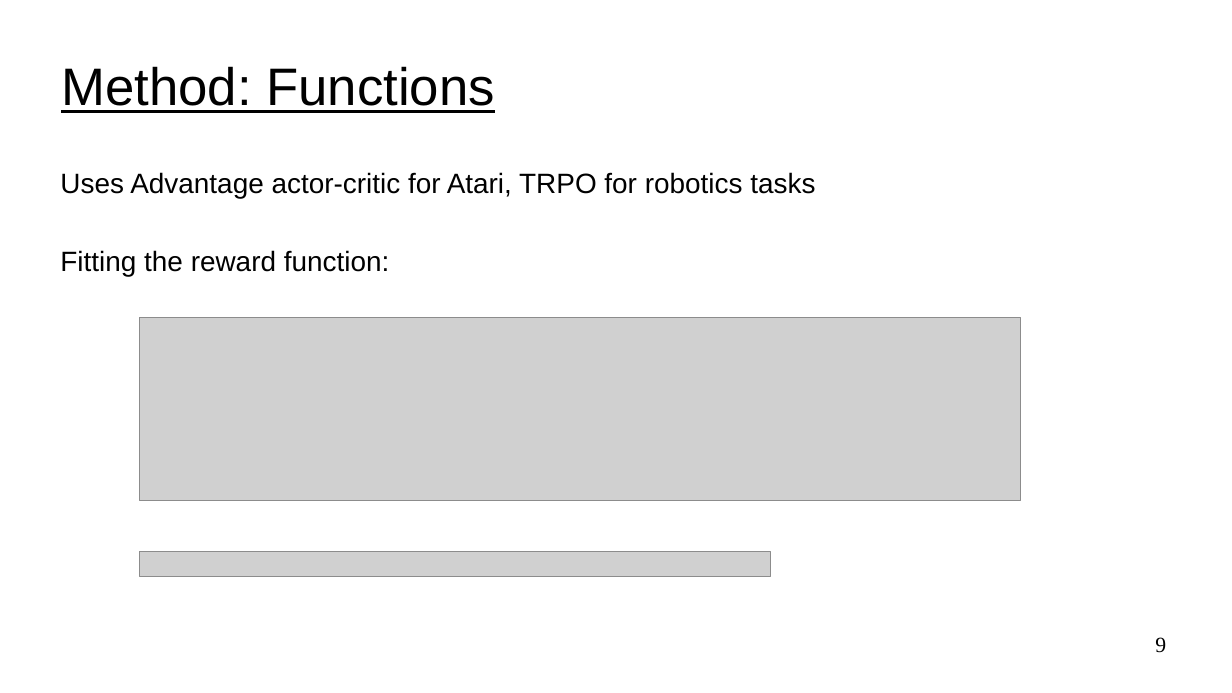
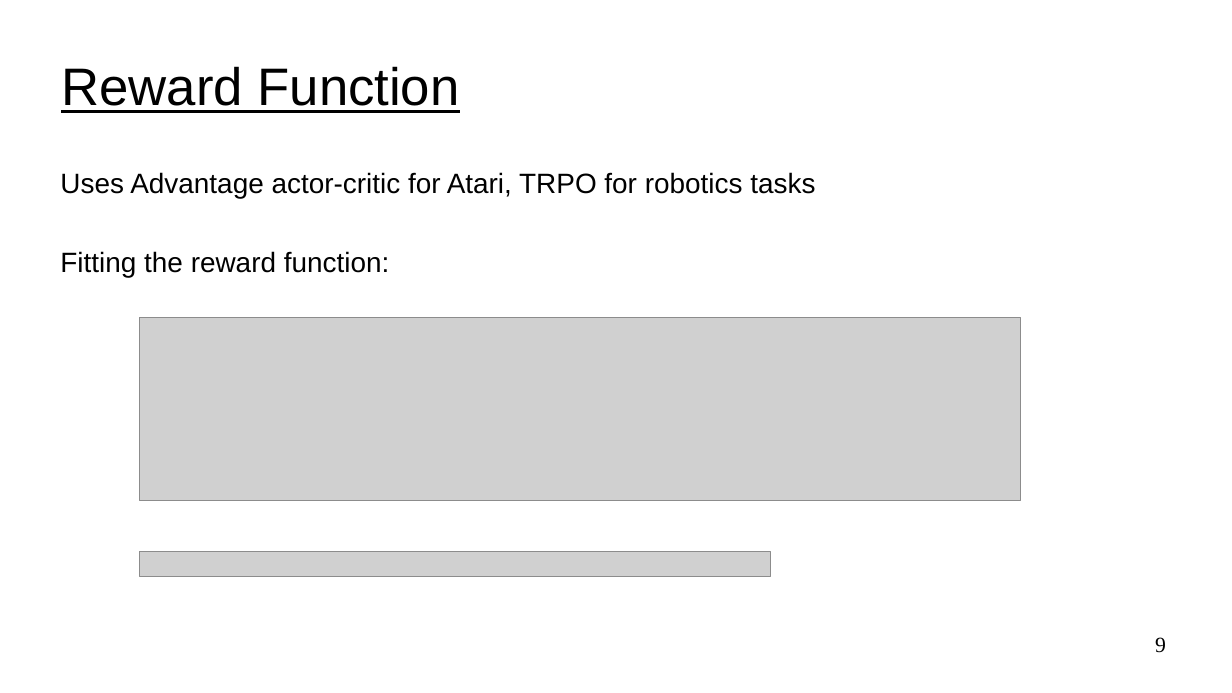
Before and after one commit to UVADS/reinforcement_learning, a slide deck: slide 9 of 11_rl_human_feedback/rlhf.ppt. Drawn at 1232x693 pixels with LibreOffice and Linux fonts; fonts in the diff are those of the drawing; grey boxes stand for pictures. Boxes give left, top, right and bottom in pixels: in the first picture for what was removed or moved away, otherwise in the second. Text is boxed around its words. In the diff, an @@ line names an element or a change of style, - is before the commit and + after.

```diff
--- a/11_rl_human_feedback/rlhf.ppt
+++ b/11_rl_human_feedback/rlhf.ppt
@@ title at <box>61,66,460,113</box>: text changed @@
-Method: Functions
+Reward Function
```
Also in this commit, not shown: 10 other slides changed, 3 slides added, 1 slide removed, 1 other file.
